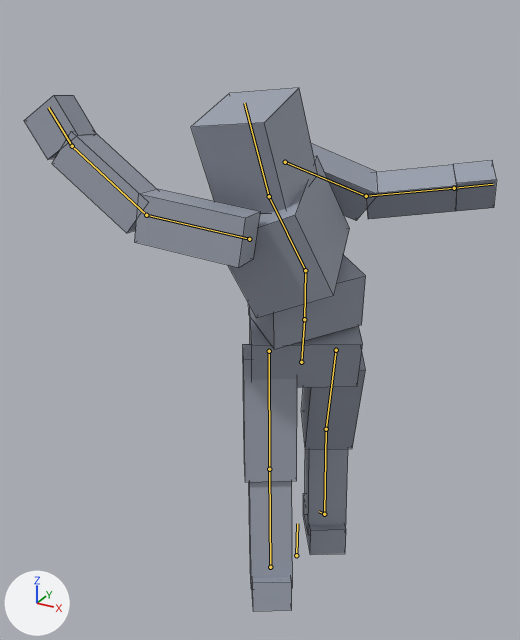
The Blender file Blender/EB_Esbirro.blend: old version first, new version second.
Both versions are drawn from a camera (50 mm lens) standing at (0.91, -1.94, 1.94) and looking at (-0.17, 0.02, 0.95). Every picture has the same lights, and +X, +Y and +Z are marked at lower left. The first picture is the older version. Both versions are drawn at frame 31 of the action 'Melee'; the numbers are the values there. The bones that bend it are drawn over the model as lines. Mesh edges are drawn as thin lines.

Names of what the first picture shows: 'EB_Body'.
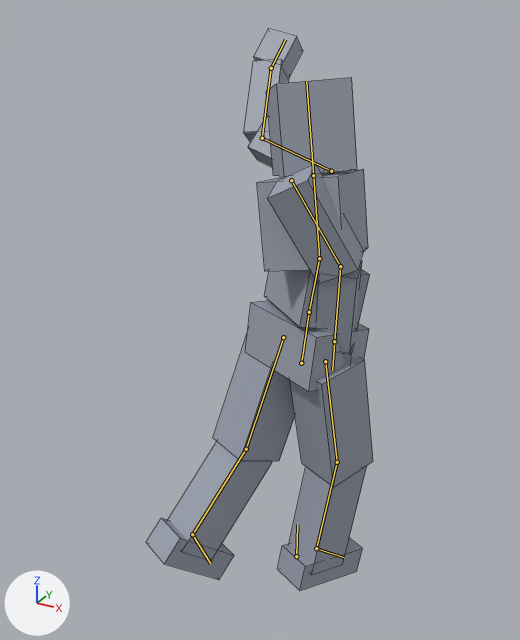
Location of each change, (x1, y1, x2, y2) in pixels of the pictures (520 x 640 px):
'EB_Body', posed (52% narrower, 7% taller): before (24, 87, 497, 612); after (146, 28, 373, 591)
bone 'hips', root to tip: before (301, 362) to (304, 319); after (301, 363) to (309, 312)
bone 'spine', root to tip: before (304, 319) to (305, 270); after (309, 312) to (319, 258)
bone 'chest', root to tip: before (305, 270) to (269, 196); after (319, 258) to (313, 175)
bone 'head', root to tip: before (269, 196) to (244, 103); after (313, 175) to (306, 81)
bone 'upperarm.L', root to tip: before (285, 162) to (366, 196); after (291, 180) to (340, 266)
bone 'forearm.L', root to tip: before (366, 196) to (454, 188); after (340, 266) to (334, 341)
bone 'upperarm.R', root to tip: before (249, 239) to (146, 215); after (331, 171) to (262, 138)
bone 'forearm.R', root to tip: before (146, 215) to (72, 146); after (262, 138) to (271, 68)
bone 'hand.R', root to tip: before (72, 146) to (48, 107); after (271, 68) to (285, 39)
bone 'thigh.L', root to tip: before (336, 350) to (326, 429); after (325, 361) to (337, 462)
bone 'shin.L', root to tip: before (326, 429) to (324, 514); after (337, 462) to (316, 548)
bone 'thigh.R', root to tip: before (269, 351) to (269, 469); after (283, 337) to (246, 449)
bone 'shin.R', root to tip: before (269, 469) to (270, 567); after (246, 449) to (192, 534)

The edits, one by one:
Bone 'hips' (bone_hips) turns from (15, 31, 0) to (-8, -25, 0) degrees about its own x, y and z.
Bone 'spine' (bone_spine) turns from (-4, 21, 0) to (-4, -16, 0) degrees about its own x, y and z.
Bone 'chest' (bone_chest) turns from (-25, 55, 0) to (16, -39, 0) degrees about its own x, y and z.
Bone 'head' (bone_head) turns from (13, -15, 0) to (0, 25, 0) degrees about its own x, y and z.
Bone 'upperarm.L' (bone_upperarm_l) turns from (-36, 0, -19) to (19, 0, 21) degrees about its own x, y and z.
Bone 'forearm.L' (bone_forearm_l) turns from (-36, 0, 0) to (-31, 0, 0) degrees about its own x, y and z.
Bone 'upperarm.R' (bone_upperarm_r) turns from (120, 0, 19) to (-120, 0, -27) degrees about its own x, y and z.
Bone 'forearm.R' (bone_forearm_r) turns from (30, 0, 0) to (-63, 0, 0) degrees about its own x, y and z.
Bone 'hand.R' (bone_hand_r) turns from (18, 0, 0) to (-21, 0, 0) degrees about its own x, y and z.
Bone 'thigh.L' (bone_thigh_l) turns from (5, 0, 0) to (18, 0, 0) degrees about its own x, y and z.
Bone 'shin.L' (bone_shin_l) turns from (-29, 0, 0) to (-23, 0, 0) degrees about its own x, y and z.
Bone 'thigh.R' (bone_thigh_r) turns from (-25, 0, 0) to (-15, 0, 0) degrees about its own x, y and z.
Bone 'shin.R' (bone_shin_r) turns from (-7, 0, 0) to (-19, 0, 0) degrees about its own x, y and z.
